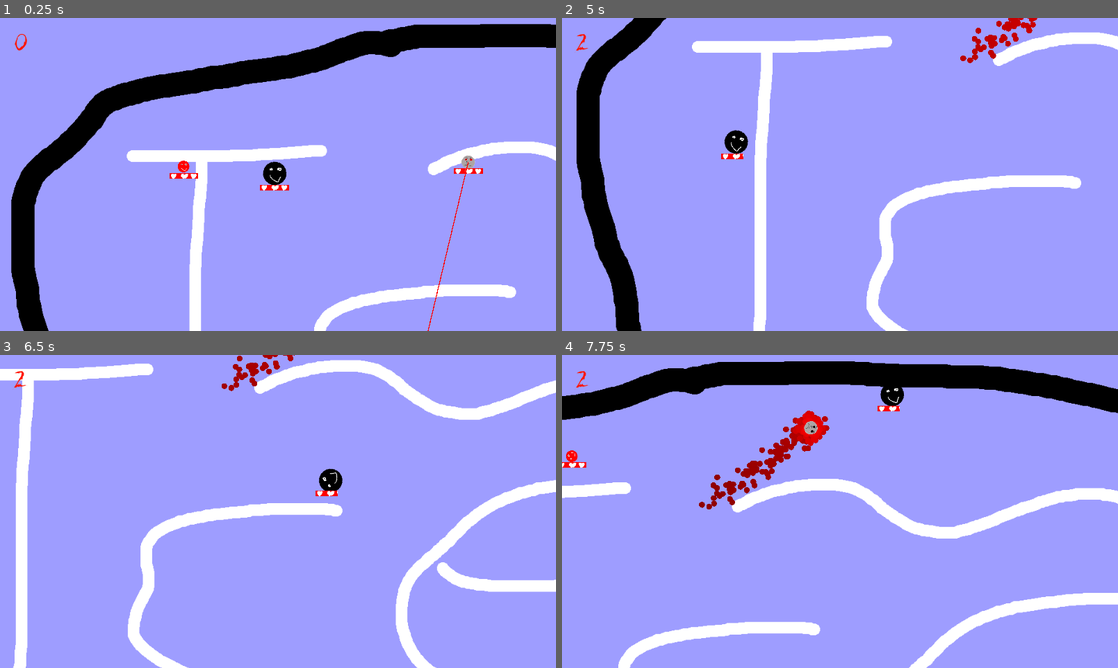
Above: before the commit, frames 1-4 (two rows, left to right).
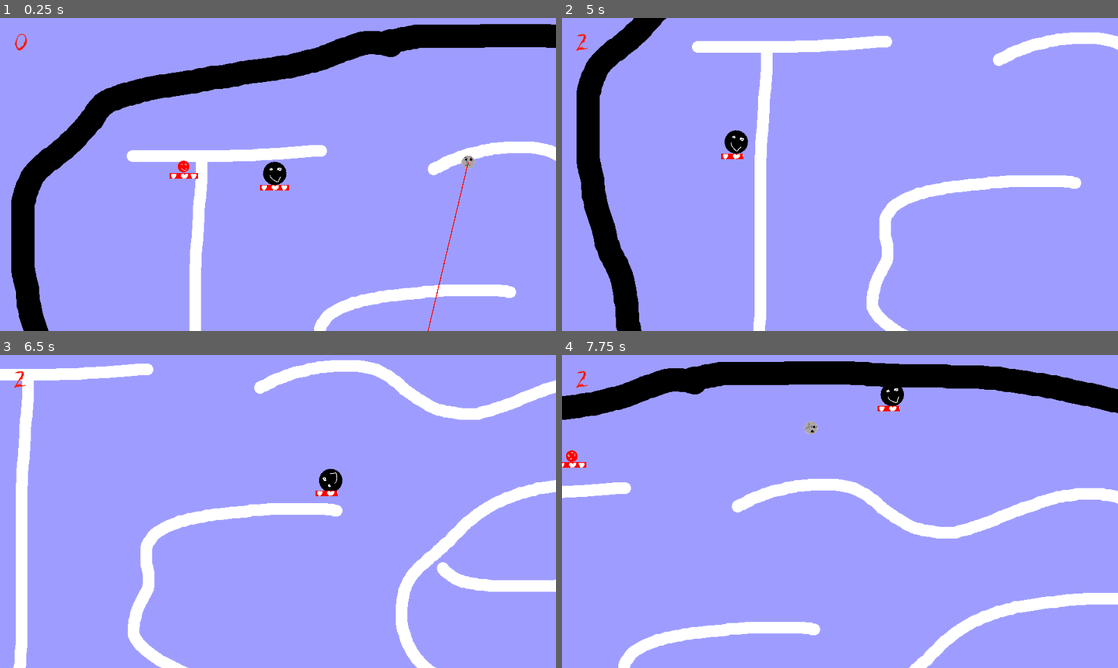
Above: after the commit, the same moments.

Repository: Junber/LD-47
Game: Godot game, scene res://Scenes/Root.tscn
Same seed, same stepped clock (60 frames per second), same inputs: the game is played once before the commit and once after it.
Inputs:
- Up to frame 1 (0.25 s): no input
- Up to frame 2 (5 s): hold D (move_right) 0.53-1.28 s; tap Space (boost) every 0.75 s from 0.6 to 4.35 s; hold S (move_down) 1.28-2.03 s; hold D (move_right) 2.03-2.78 s; hold W (move_up) 2.78-3.53 s; hold A (move_left) from 3.53 s (still down)
- Up to frame 3 (6.5 s): release A (move_left) at 5.03 s; hold S (move_down) 5.03-5.78 s; tap Space (boost) at 5.1, 5.85 s; hold D (move_right) from 5.78 s (still down)
- Up to frame 4 (7.75 s): release D (move_right) at 6.53 s; hold W (move_up) 6.53-7.28 s; tap Space (boost) at 6.6, 7.35 s; hold D (move_right) from 7.28 s (still down)

The runs differ from the first frame. In frame 1, 0.1% of the frame differs, in the area x 81-87%, y 44-50%; in frame 2, 0.5%; in frame 3, 0.4%; in frame 4, 1.3%, in the area x 24-49%, y 17-50%.

Commit message:
add laser sparks

Diff:
--- a/Scenes/Cyborg.tscn
+++ b/Scenes/Cyborg.tscn
@@ -1,19 +1,53 @@
-[gd_scene load_steps=5 format=2]
+[gd_scene load_steps=10 format=2]
 
 [ext_resource path="res://Scenes/Enemy.tscn" type="PackedScene" id=1]
 [ext_resource path="res://Resources/Graphics/Cyborg.png" type="Texture" id=2]
 [ext_resource path="res://Resources/Graphics/Cyborg_Dead.png" type="Texture" id=3]
+[ext_resource path="res://Resources/Graphics/LaserSparks.png" type="Texture" id=4]
 [ext_resource path="res://Scripts/Laser.gd" type="Script" id=5]
 
+[sub_resource type="CurveTexture" id=1]
+
+[sub_resource type="Gradient" id=3]
+colors = PoolColorArray( 0.858824, 0.870588, 0.419608, 1, 0.952941, 0.611765, 0.0823529, 0.572549 )
+
+[sub_resource type="GradientTexture" id=4]
+gradient = SubResource( 3 )
+
+[sub_resource type="ParticlesMaterial" id=2]
+trail_divisor = 7
+flag_disable_z = true
+direction = Vector3( 0, -1, 0 )
+spread = 33.38
+gravity = Vector3( 0, 0, 0 )
+initial_velocity = 454.54
+initial_velocity_random = 0.49
+angular_velocity_curve = SubResource( 1 )
+orbit_velocity = 0.0
+orbit_velocity_random = 0.0
+scale = 0.45
+scale_random = 0.13
+color_ramp = SubResource( 4 )
+
 [node name="Cyborg" instance=ExtResource( 1 )]
+
+[node name="CollisionShape2D" parent="." index="0"]
+visible = false
 
 [node name="DeadSprite" parent="." index="1"]
 visible = true
 texture = ExtResource( 3 )
 
 [node name="AliveSprite" parent="." index="2"]
+visible = false
 position = Vector2( -0.353546, 0 )
 texture = ExtResource( 2 )
+
+[node name="HealthBar" parent="." index="3"]
+visible = false
+
+[node name="BloodParticles" parent="." index="4"]
+visible = false
 
 [node name="Laser" type="RayCast2D" parent="." index="5"]
 enabled = true
@@ -25,3 +59,11 @@
 points = PoolVector2Array( 0, 0, 0, 100 )
 width = 3.0
 default_color = Color( 1, 0, 0, 1 )
+
+[node name="Sparks" type="Particles2D" parent="Laser" index="1"]
+scale = Vector2( 1.02952, 1.02117 )
+amount = 100
+lifetime = 0.13
+randomness = 0.13
+process_material = SubResource( 2 )
+texture = ExtResource( 4 )
--- a/Scripts/Laser.gd
+++ b/Scripts/Laser.gd
@@ -1,6 +1,7 @@
 extends RayCast2D
 
 onready var laserBeam = $LaserBeam
+onready var laserSparks = $Sparks
 export var damage = 10;
 
 func getHitBy(collider, collision):
@@ -20,6 +21,7 @@
 	rotation += delta
 
 	if is_colliding():
-		var point = get_collision_point()
-		laserBeam.points[1]=to_local(point)
+		var point = to_local(get_collision_point())
+		laserBeam.points[1]=point
+		laserSparks.position=point
 		get_collider().getHitBy(self, null)
Binary file added: Resources/Graphics/LaserSparks.png
Not shown, added: Resources/Graphics/LaserSparks.png.import
